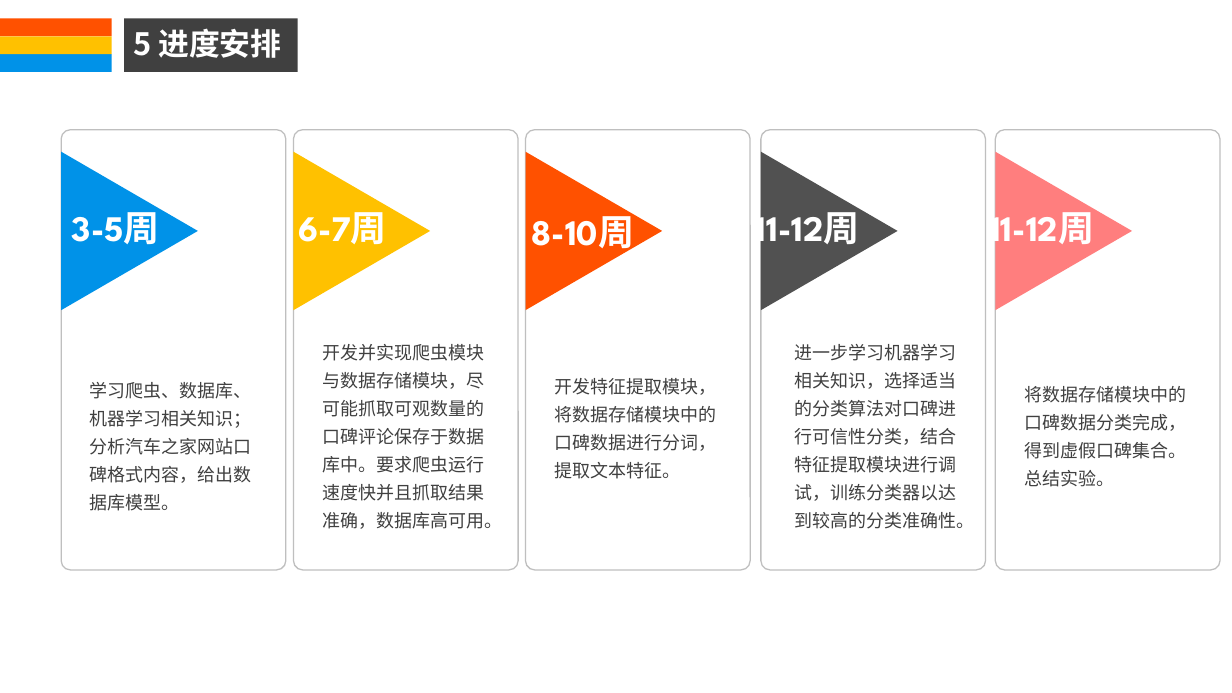
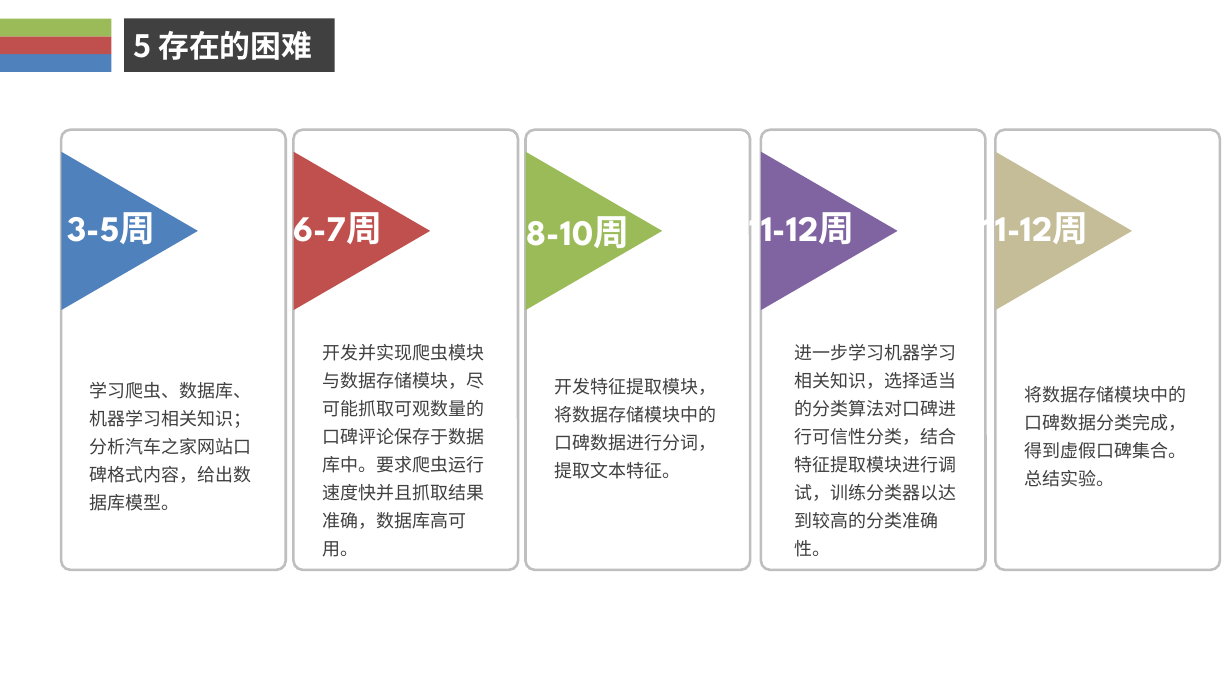
Before and after one commit to weiazm/GraduateProject, a slide deck: slide 20 of words/开题答辩.pptx (slide 16 before the commit). Drawn at 1232x693 pixels with LibreOffice and Linux fonts; fonts in the diff are those of the drawing; background and template pictures are left out. Boxes give left, top, right and bottom in pixels: in the first picture for what was removed or moved away, otherwise in the second. Text is boxed around its words. In the diff, an @@ line names an element or a change of style, - is before the commit and + after.

```diff
--- a/words/开题答辩.pptx
+++ b/words/开题答辩.pptx
@@ rectangle at <box>0,18,112,36</box>: fill #FF5100 to #9BBB59 @@
@@ text removed at <box>124,18,298,72</box> @@
-5 进度安排
@@ rectangle added at <box>124,18,335,72</box>, fill #404040, 24 pt, text #FFFFFF, bold @@
+5 存在的困难
@@ rectangle at <box>0,55,112,72</box>: fill #0092E8 to #4F81BD @@
@@ rectangle at <box>0,37,112,55</box>: fill #FFC100 to #C0504D @@
@@ outline #BFBFBF 1 pt to #BFBFBF 2 pt in 5 elements at <box>61,129,286,569</box>, <box>294,129,518,569</box>, <box>526,129,750,569</box>, <box>762,129,986,569</box>, <box>995,129,1220,569</box> @@
@@ triangle at <box>61,152,197,310</box>: fill #0092E8 to #4F81BD; proportions changed @@
@@ triangle at <box>293,152,430,310</box>: fill #FFC100 to #C0504D; proportions changed @@
@@ triangle at <box>525,152,662,310</box>: fill #FF5100 to #9BBB59; proportions changed @@
@@ triangle at <box>761,152,898,310</box>: fill #515151 to #8064A2; proportions changed @@
@@ triangle at <box>996,152,1133,310</box>: fill #FF7E7E to #C4BD97; proportions changed @@
@@ text "3-5周": place and size @@
-text "3-5周" at <box>72,205,160,245</box>
+text "3-5周" at <box>67,205,155,244</box>
@@ text "6-7周" rewrapped from <box>298,205,387,245</box> to <box>294,212,383,244</box> @@
@@ text "8-10周": place and size @@
-text "8-10周" at <box>531,209,634,257</box>
+text "8-10周" at <box>527,209,630,257</box>
@@ text "11-12周": place and size @@
-text "11-12周" at <box>755,205,860,253</box>
+text "11-12周" at <box>749,205,854,253</box>
@@ text "11-12周": place and size @@
-text "11-12周" at <box>989,205,1094,253</box>
+text "11-12周" at <box>984,205,1089,253</box>
@@ text "开发并实现爬虫模块与数据存储模块，尽可能抓取可观数量的口碑评论保存于数据库中。要求爬虫运行速度快并且抓取结果准确，数据库 ..." rewrapped from <box>323,344,503,529</box> to <box>323,344,485,557</box> @@
@@ text "进一步学习机器学习相关知识，选择适当的分类算法对口碑进行可信性分类，结合特征提取模块进行调试，训练分类器以达到较高的分类 ..." rewrapped from <box>794,344,974,529</box> to <box>794,344,956,557</box> @@
```
Also in this commit, not shown: 10 other slides changed, 12 slides added, 10 slides removed, 5 other files.
